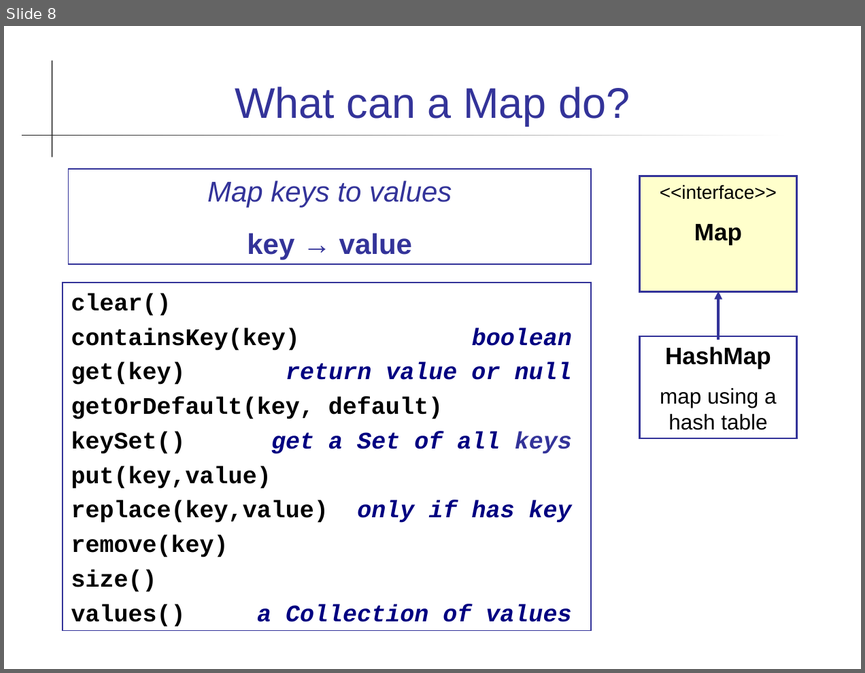
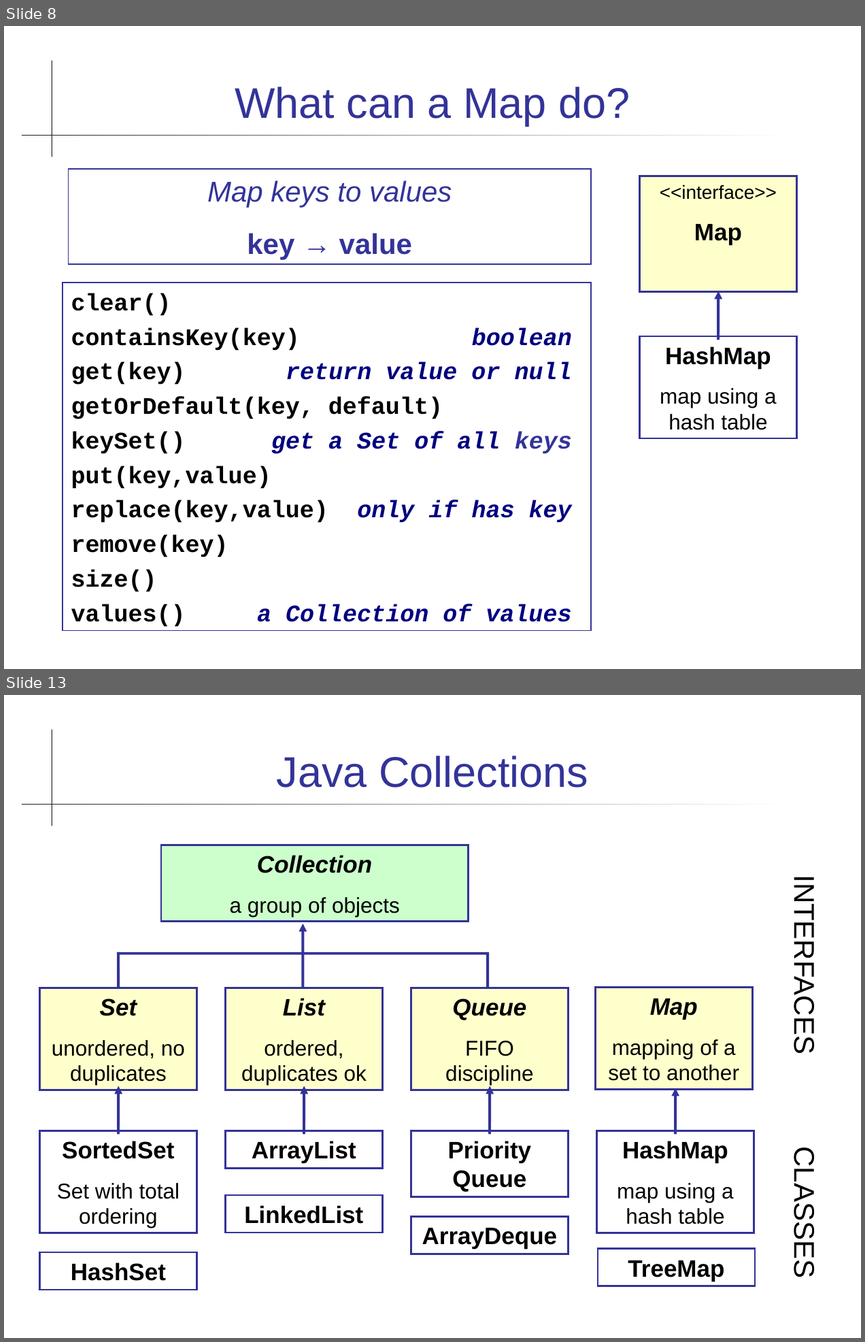
Before and after one commit to skeoop/skeoop.github.io, a slide deck: collections/Map.ppt. Shown one above the other, each under a label of ours: slide 8 before the commit, slides 8 and 13 after it; the slides between them are not shown. The pictures are 865x673 and 865x1342 pixels, drawn with LibreOffice and Linux fonts; fonts in the diff are those of the drawing. Boxes give left, top, right and bottom in pixels: in the first picture for what was removed or moved away, otherwise in the second. Text is boxed around its words. In the diff, an @@ line names an element or a change of style, - is before the commit and + after.

```diff
--- a/collections/Map.ppt
+++ b/collections/Map.ppt
@@ slide 13 added at [4,695,861,1338], background #FFFFFF; not listed: 2 template elements that a slide beside it also shows @@
@@ title added at [277,756,588,787], 36 pt, text #333399 @@
+Java Collections
@@ rectangle added at [161,845,468,921], fill #CCFFCC, outline #333399 1.5 pt, 18 pt, text #000000 @@
+Collection
+a group of objects
@@ text added at [788,892,820,1049], 24 pt, text #000000 @@
+INTERFACES
@@ group added at [118,923,487,985]: 4 lines, 1 arrow @@
@@ rectangle added at [40,988,197,1090], fill #FFFFCC, outline #333399 1.5 pt, 18 pt, text #000000 @@
+Set
+unordered, no duplicates
@@ rectangle added at [225,988,382,1090], fill #FFFFCC, outline #333399 1.5 pt, 18 pt, text #000000 @@
+List
+ordered, duplicates ok
@@ rectangle added at [411,988,568,1090], fill #FFFFCC, outline #333399 1.5 pt, 18 pt, text #000000 @@
+Queue
+FIFO discipline
@@ rectangle added at [595,987,752,1089], fill #FFFFCC, outline #333399 1.5 pt, 18 pt, text #000000 @@
+Map
+mapping of a set to another
@@ arrow added from (118, 1133) to (119, 1086), #333399 2.24 pt @@
@@ arrow added from (304, 1133) to (304, 1086), #333399 2.24 pt @@
@@ arrow added from (490, 1133) to (490, 1086), #333399 2.24 pt @@
@@ arrow added from (675, 1133) to (676, 1087), #333399 2.24 pt @@
@@ rectangle added at [40,1130,197,1232], outline #333399 1.5 pt, 18 pt, text #000000 @@
+SortedSet
+Set with total ordering
@@ rectangle added at [225,1130,382,1168], outline #333399 1.5 pt, 20 pt, text #000000, bold @@
+ArrayList
@@ rectangle added at [411,1130,568,1196], outline #333399 1.5 pt, 20 pt, text #000000, bold @@
+Priority Queue
@@ rectangle added at [597,1130,753,1232], outline #333399 1.5 pt, 18 pt, text #000000 @@
+HashMap
+map using a hash table
@@ text added at [788,1159,820,1274], 24 pt, text #000000 @@
+CLASSES
@@ rectangle added at [225,1195,382,1232], outline #333399 1.5 pt, 20 pt, text #000000, bold @@
+LinkedList
@@ rectangle added at [411,1216,568,1254], outline #333399 1.5 pt, 20 pt, text #000000, bold @@
+ArrayDeque
@@ rectangle added at [40,1252,197,1289], outline #333399 1.5 pt, 20 pt, text #000000, bold @@
+HashSet
@@ rectangle added at [598,1249,755,1286], outline #333399 1.5 pt, 20 pt, text #000000, bold @@
+TreeMap
```
Also in this commit, not shown: 7 slides changed, 1 other slide added, 2 other files.
